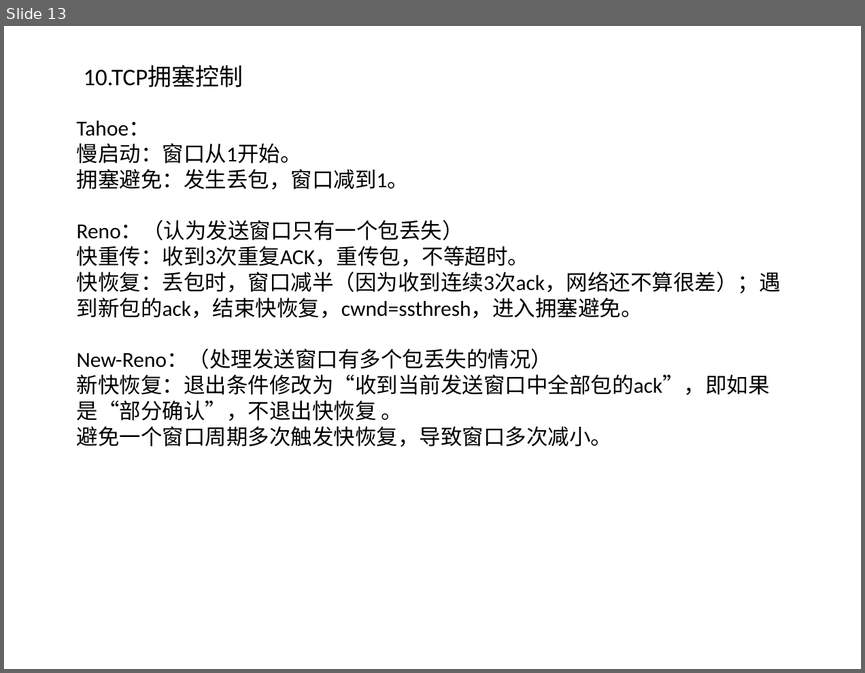
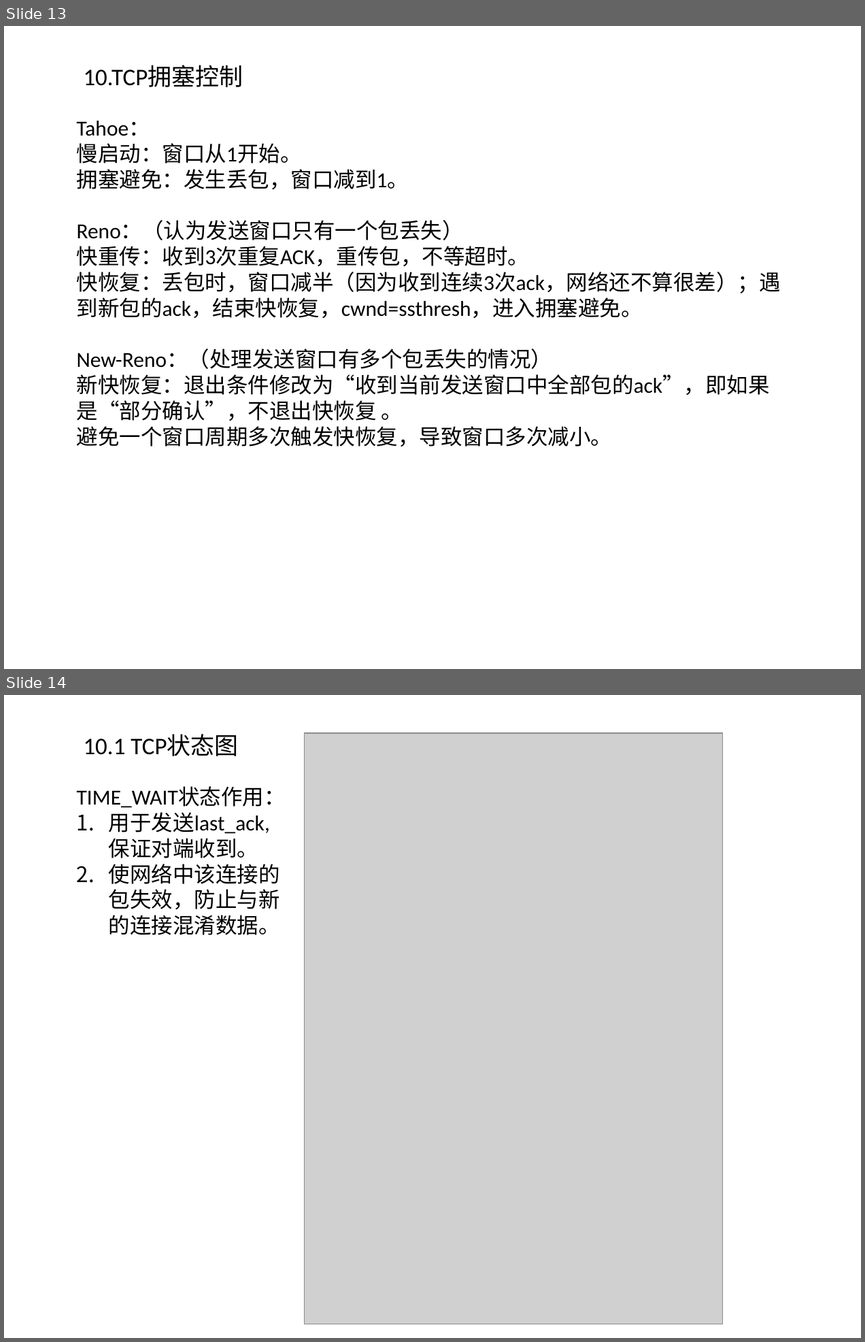
Before and after one commit to willkk/go, a slide deck: algos_summary.pptx. Shown one above the other, each under a label of ours: slide 13 before the commit, slides 13 and 14 after it. The pictures are 865x673 and 865x1342 pixels, drawn with LibreOffice and Linux fonts; fonts in the diff are those of the drawing; grey boxes stand for pictures. Boxes give left, top, right and bottom in pixels: in the first picture for what was removed or moved away, otherwise in the second. Text is boxed around its words. In the diff, an @@ line names an element or a change of style, - is before the commit and + after.

```diff
--- a/algos_summary.pptx
+++ b/algos_summary.pptx
@@ slide 14 added at [4,695,861,1338], background #FFFFFF @@
@@ text added at [84,734,238,756], 20 pt, text #000000 @@
+10.1 TCP状态图
@@ picture added at [304,732,722,1323] @@
@@ text added at [77,787,286,935], 18 pt, text #000000 @@
+TIME_WAIT状态作用：
+1. 用于发送last_ack,保证对端收到。
+2. 使网络中该连接的包失效，防止与新的连接混淆数据。
```
Also in this commit, not shown: 2 slides changed, 4 other slides added, 1 other file.
